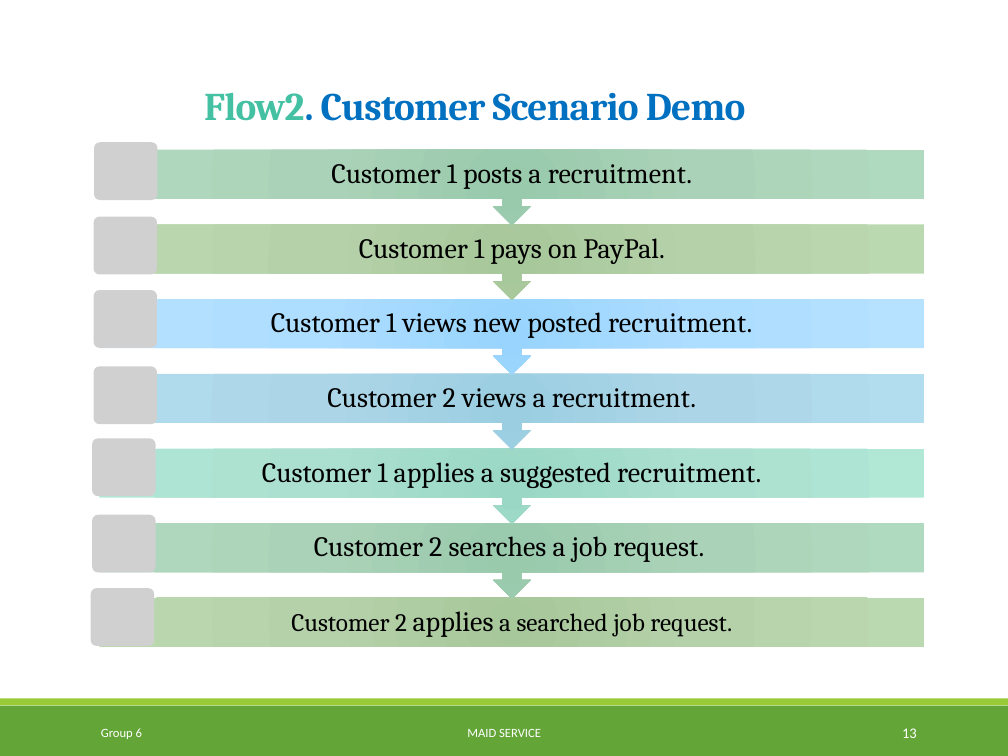
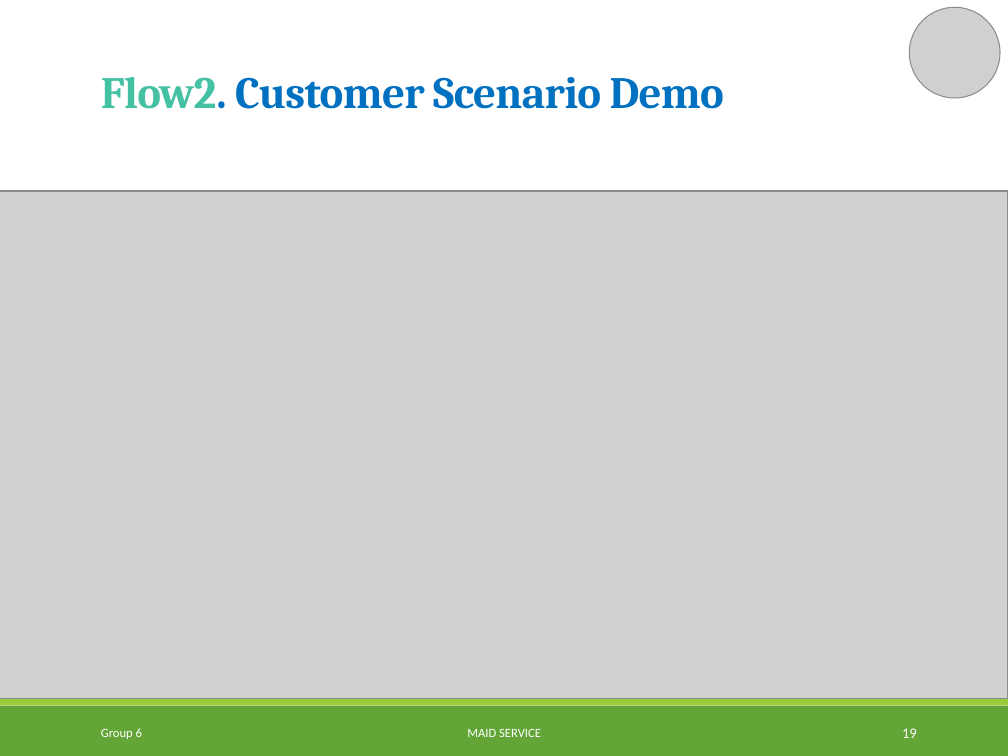
Before and after one commit to TuanBT/ms-website, a slide deck: slide 19 of Presentation/MS_Slide.pptx (slide 13 before the commit). Drawn at 1008x756 pixels with LibreOffice and Linux fonts; fonts in the diff are those of the drawing; grey boxes stand for pictures. Boxes give left, top, right and bottom in pixels: in the first picture for what was removed or moved away, otherwise in the second. Text is boxed around its words. In the diff, an @@ line names an element or a change of style, - is before the commit and + after.

```diff
--- a/Presentation/MS_Slide.pptx
+++ b/Presentation/MS_Slide.pptx
@@ picture added at box(909, 7, 1000, 98) @@
@@ title "Flow2. Customer Scenario Demo" at box(101, 77, 724, 109): size 28 to 32 pt; alignment centre to left @@
@@ picture removed at box(94, 142, 157, 200) @@
@@ group removed at box(100, 150, 925, 647): 7 texts, 6 up arrow callouts, 1 rectangle @@
-Customer 2 applies a searched job request.
-Customer 2 searches a job request.
-Customer 1 applies a suggested recruitment.
-Customer 2 views a recruitment.
-Customer 1 views new posted recruitment.
-Customer 1 pays on PayPal.
-Customer 1 posts a recruitment.
@@ picture added at box(0, 191, 1008, 699) @@
@@ picture added at box(0, 192, 1008, 697) @@
@@ picture added at box(0, 192, 1008, 699) @@
@@ picture removed at box(94, 217, 157, 274) @@
@@ picture removed at box(94, 290, 157, 348) @@
@@ picture removed at box(94, 367, 157, 424) @@
@@ picture removed at box(92, 438, 155, 496) @@
@@ picture removed at box(92, 515, 155, 573) @@
@@ picture removed at box(91, 589, 154, 646) @@
@@ page number at box(902, 728, 917, 738): text changed @@
-13
+19
```
Also in this commit, not shown: 18 other slides changed, 11 slides added, 1 slide removed.
